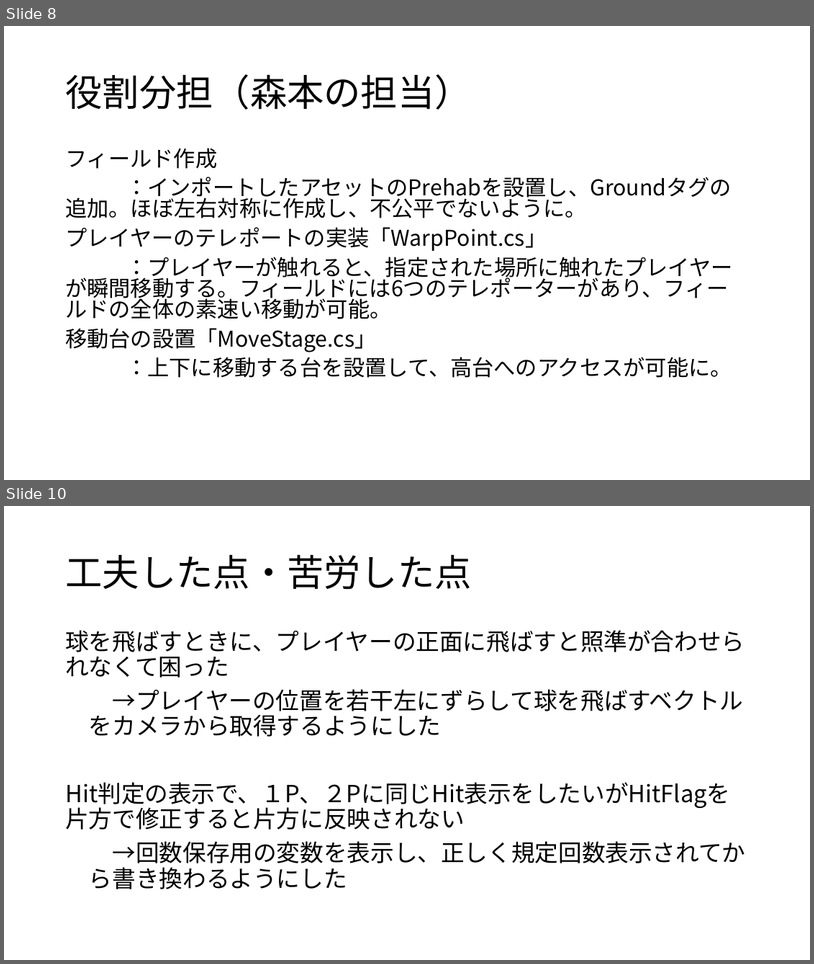
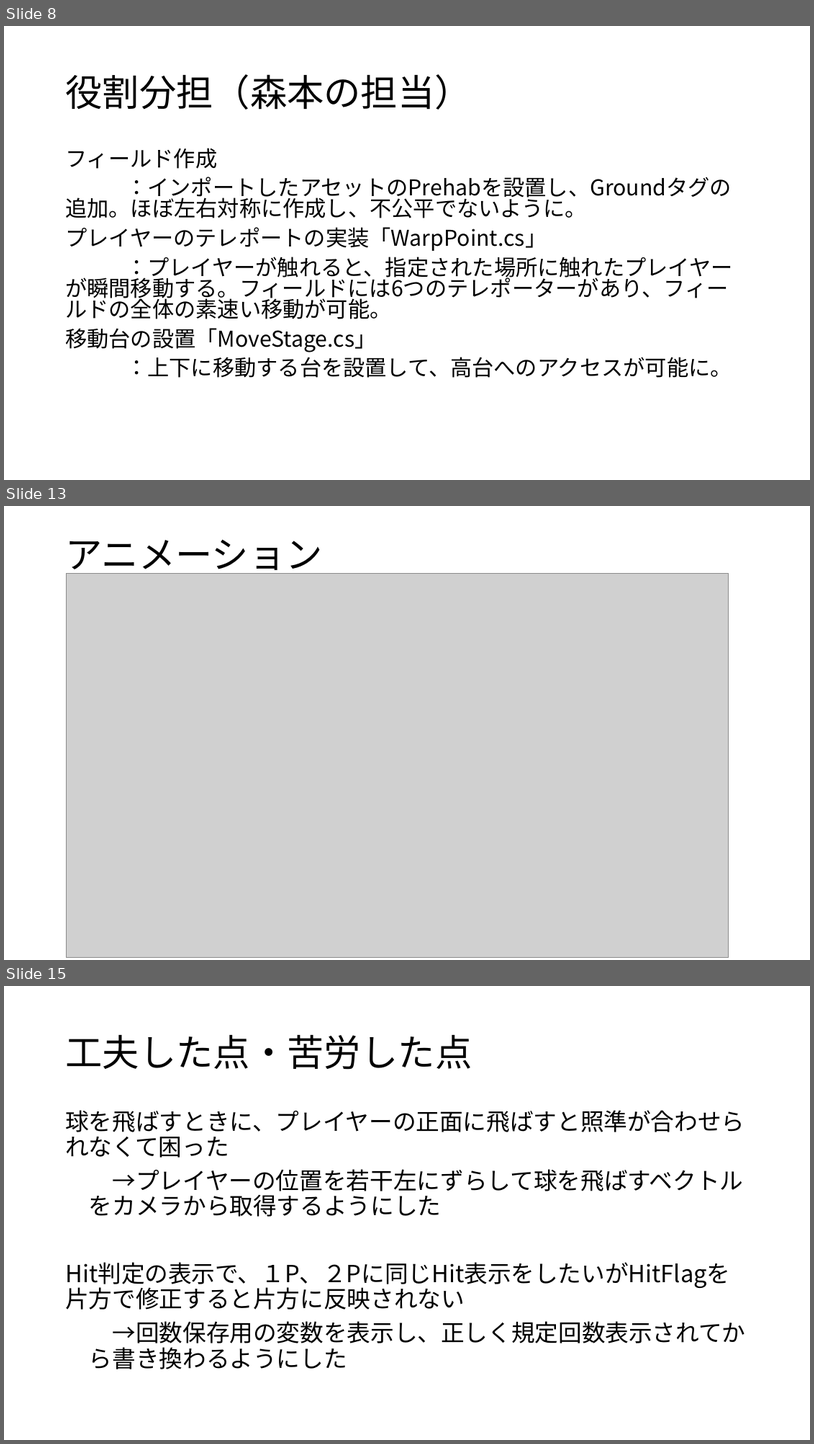
Before and after one commit to CGInteractive2018/CG_Interactive, a slide deck: Unityによるゲーム開発.pptx. Shown one above the other, each under a label of ours: slides 8 and 10 before the commit, slides 8, 13 and 15 after it; the slides between them are not shown. The pictures are 814x964 and 814x1444 pixels, drawn with LibreOffice and Linux fonts; fonts in the diff are those of the drawing; grey boxes stand for pictures. Boxes give left, top, right and bottom in pixels: in the first picture for what was removed or moved away, otherwise in the second. Text is boxed around its words. In the diff, an @@ line names an element or a change of style, - is before the commit and + after.

```diff
--- a/Unityによるゲーム開発.pptx
+++ b/Unityによるゲーム開発.pptx
@@ slide 13 added at <box>4,506,810,960</box>, background #FFFFFF @@
@@ title added at <box>65,539,322,577</box>, 44 pt, text #000000 @@
+アニメーション
@@ picture added at <box>67,573,729,957</box> @@
@@ what was slide 10 is now slide 15 @@
```
Also in this commit, not shown: 3 slides changed, 5 other slides added.
